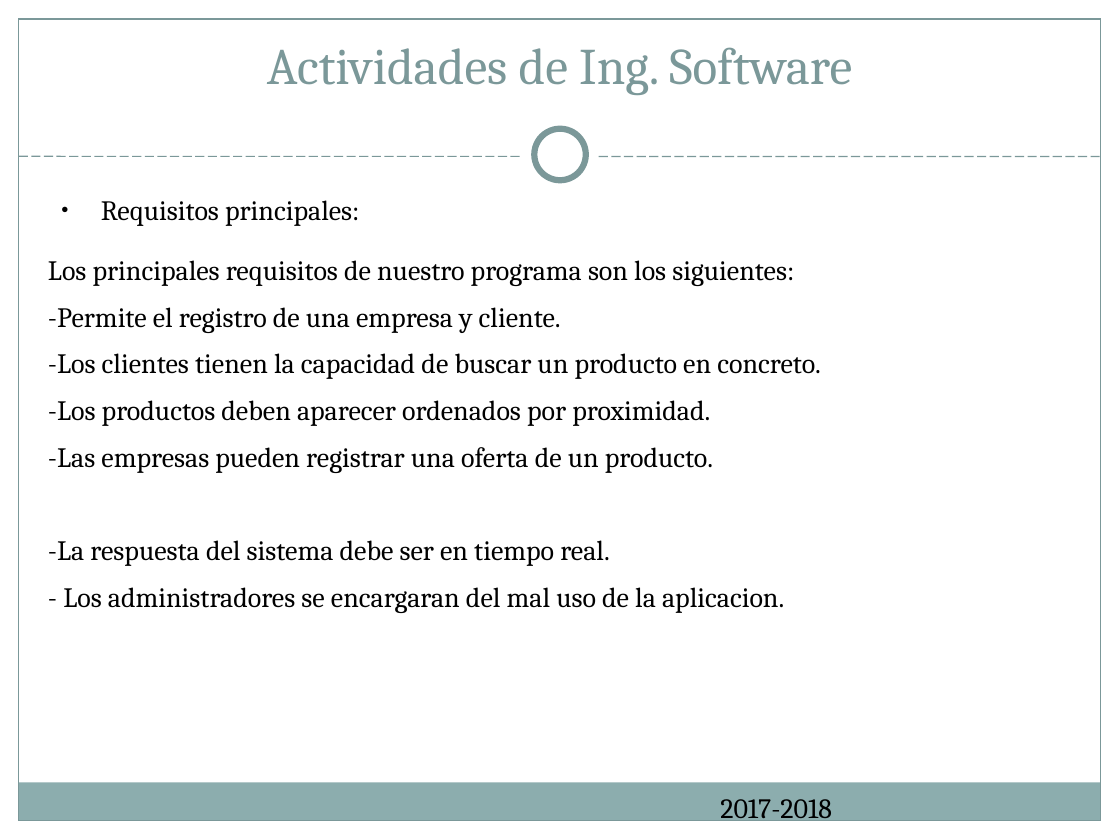
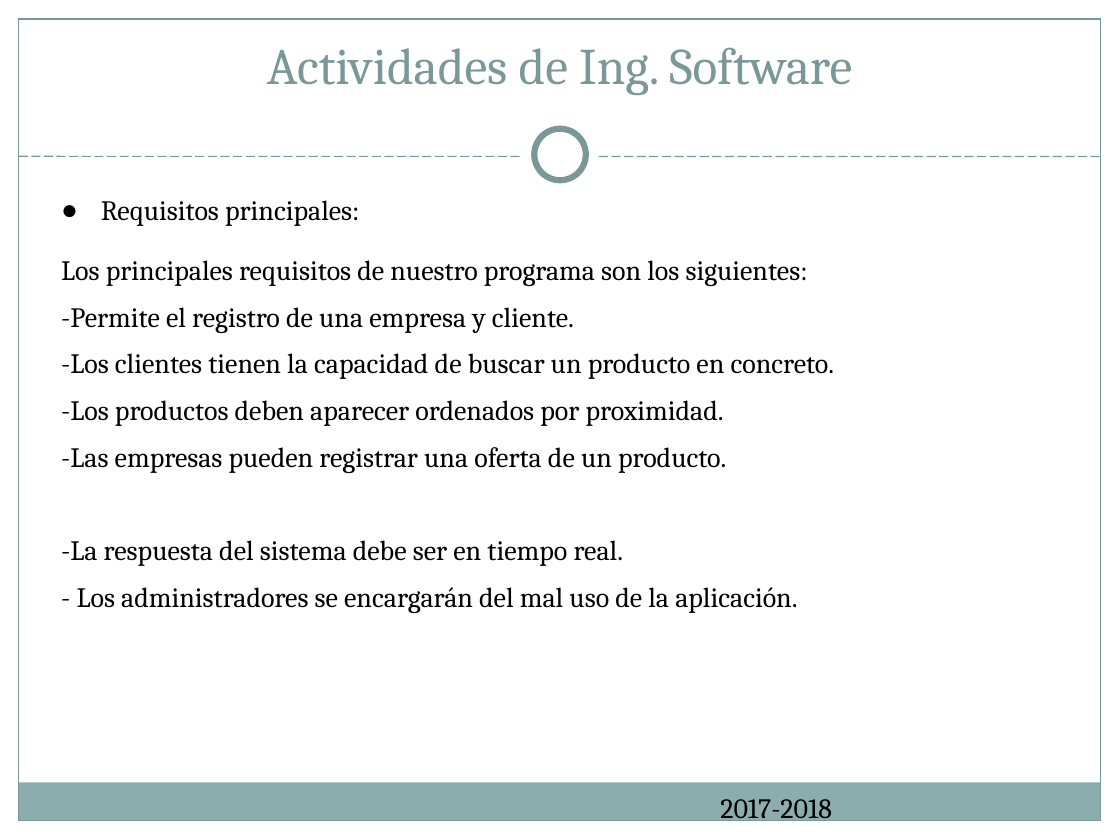
Before and after one commit to ReivajRa/Cooking_Ingenieros, a slide deck: slide 6 of Documentación/Cheap Deal presentacion.ppt (slide 5 before the commit). Drawn at 1120x840 pixels with LibreOffice and Linux fonts; fonts in the diff are those of the drawing. Boxes give left, top, right and bottom in pixels: in the first picture for what was removed or moved away, otherwise in the second. Text is boxed around its words. In the diff, an @@ line names an element or a change of style, - is before the commit and + after.

```diff
--- a/Documentación/Cheap Deal presentacion.ppt
+++ b/Documentación/Cheap Deal presentacion.ppt
@@ text at [61, 200, 835, 566]: indent changed @@
@@ text at [77, 587, 797, 613]: text changed @@
-- Los administradores se encargaran del mal uso de la aplicacion.
+- Los administradores se encargarán del mal uso de la aplicación.
```
Also in this commit, not shown: 12 other slides changed, 1 slide added.
